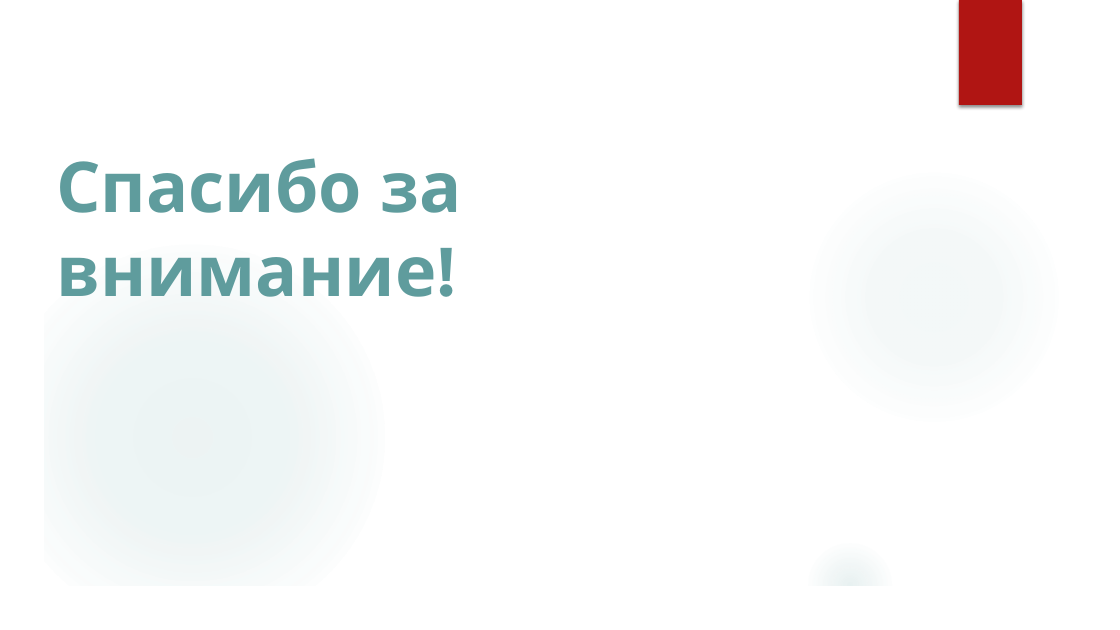
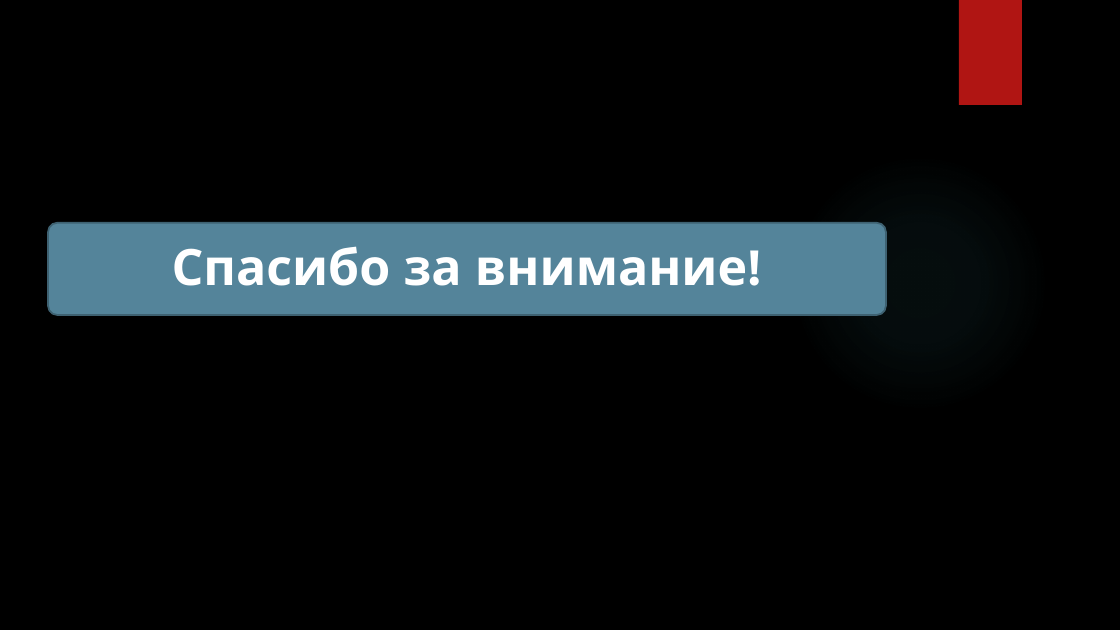
Before and after one commit to nefir2/kur, a slide deck: slide 14 of well, this is mine/presentation/remake to mine presentation/presentation.pptx. Drawn at 1120x630 pixels with LibreOffice and Linux fonts; fonts in the diff are those of the drawing; background and template pictures are left out. Boxes give left, top, right and bottom in pixels: in the first picture for what was removed or moved away, otherwise in the second. Text is boxed around its words. In the diff, an @@ line names an element or a change of style, - is before the commit and + after.

```diff
--- a/well, this is mine/presentation/remake to mine presentation/presentation.pptx
+++ b/well, this is mine/presentation/remake to mine presentation/presentation.pptx
@@ freeform shape removed at box(0, 0, 1120, 630) @@
@@ ellipse: place and size @@
-ellipse at box(805, 168, 1064, 427)
+ellipse at box(791, 154, 1049, 413)
@@ ellipse at box(791, 154, 1049, 413): fill gradient #5F9C9D to gradient #50B9C1 @@
@@ rounded rectangle added at box(48, 223, 886, 315), fill #54849A, outline #3E6272 1.5 pt @@
@@ text "Спасибо за внимание!" at box(172, 246, 747, 286): size 60 to 43 pt, text colour gradient #304E4E to #5F9C9D to #9FC4C5 to #FFFFFF; alignment left to centre; line spacing 1 to 0.9; more space between paragraphs; vertical alignment bottom to middle @@
@@ ellipse removed at box(0, 245, 385, 630) @@
@@ ellipse removed at box(805, 539, 896, 630) @@
```
Also in this commit, not shown: 13 other slides changed, 2 other files.
